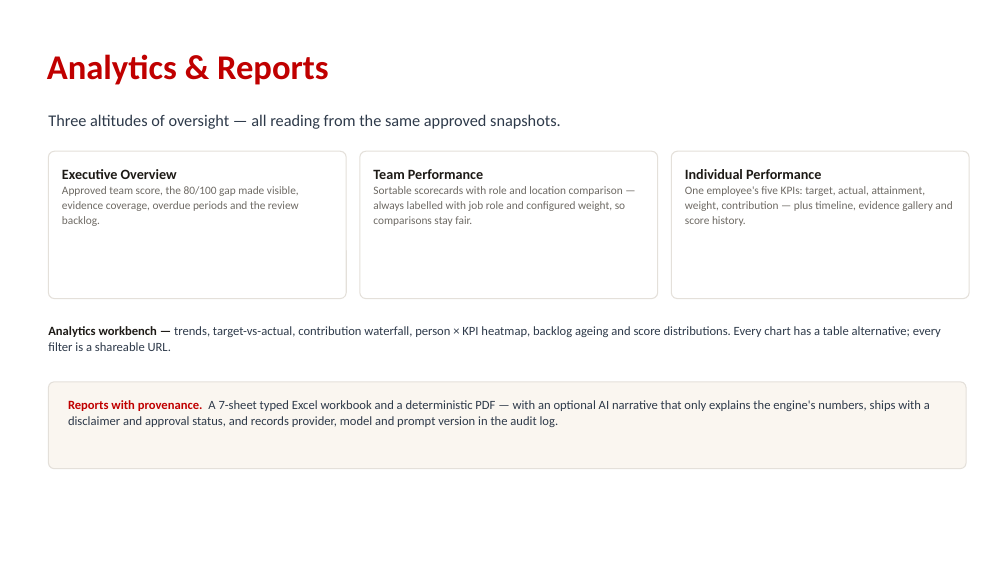
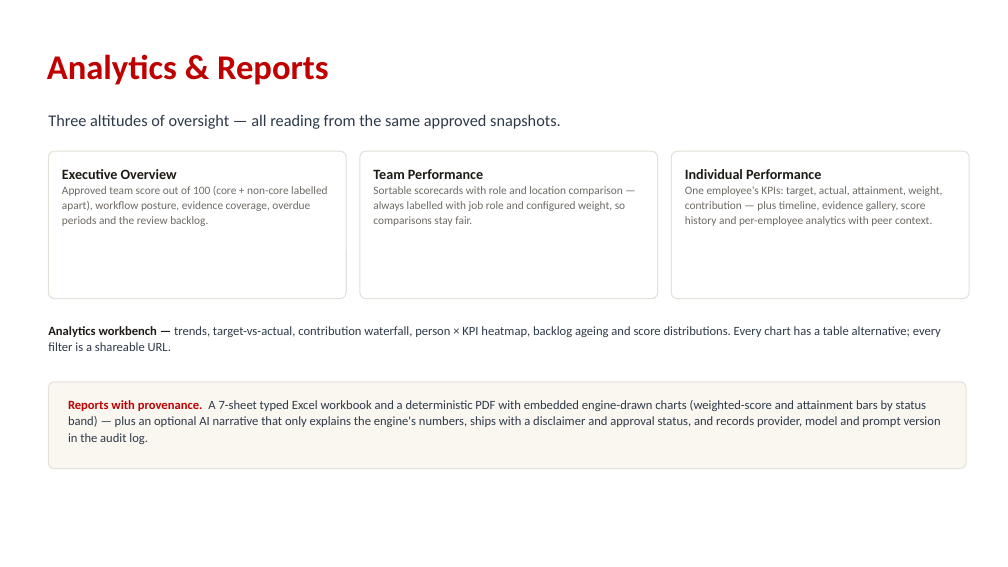
Before and after one commit to collins-geodev/gis-kpi, a slide deck: slide 7 of server-assets/docs/GIS-KPI-Dashboard-Workflow-Deck.pptx. Drawn at 1008x567 pixels with LibreOffice and Linux fonts; fonts in the diff are those of the drawing; background and template pictures are left out. Boxes give left, top, right and bottom in pixels: in the first picture for what was removed or moved away, otherwise in the second. Text is boxed around its words. In the diff, an @@ line names an element or a change of style, - is before the commit and + after.

```diff
--- a/server-assets/docs/GIS-KPI-Dashboard-Workflow-Deck.pptx
+++ b/server-assets/docs/GIS-KPI-Dashboard-Workflow-Deck.pptx
@@ text at box(62, 186, 327, 226): text changed @@
-Approved team score, the 80/100 gap made visible, evidence coverage, overdue periods and the review backlog.
+Approved team score out of 100 (core + non-core labelled apart), workflow posture, evidence coverage, overdue periods and the review backlog.
@@ text at box(685, 186, 942, 226): text changed @@
-One employee's five KPIs: target, actual, attainment, weight, contribution — plus timeline, evidence gallery and score history.
+One employee's KPIs: target, actual, attainment, weight, contribution — plus timeline, evidence gallery, score history and per-employee analytics with peer context.
@@ text at box(68, 400, 941, 444): text changed @@
-Reports with provenance. A 7-sheet typed Excel workbook and a deterministic PDF — with an optional AI narrative that only explains the engine's numbers, ships with a disclaimer and approval status, and records provider, model and prompt version in the audit log.
+Reports with provenance. A 7-sheet typed Excel workbook and a deterministic PDF with embedded engine-drawn charts (weighted-score and attainment bars by status band) — plus an optional AI narrative that only explains the engine's numbers, ships with a disclaimer and approval status, and records provider, model and prompt version in the audit log.
```
Also in this commit, not shown: 3 other slides changed, 6 other files.
